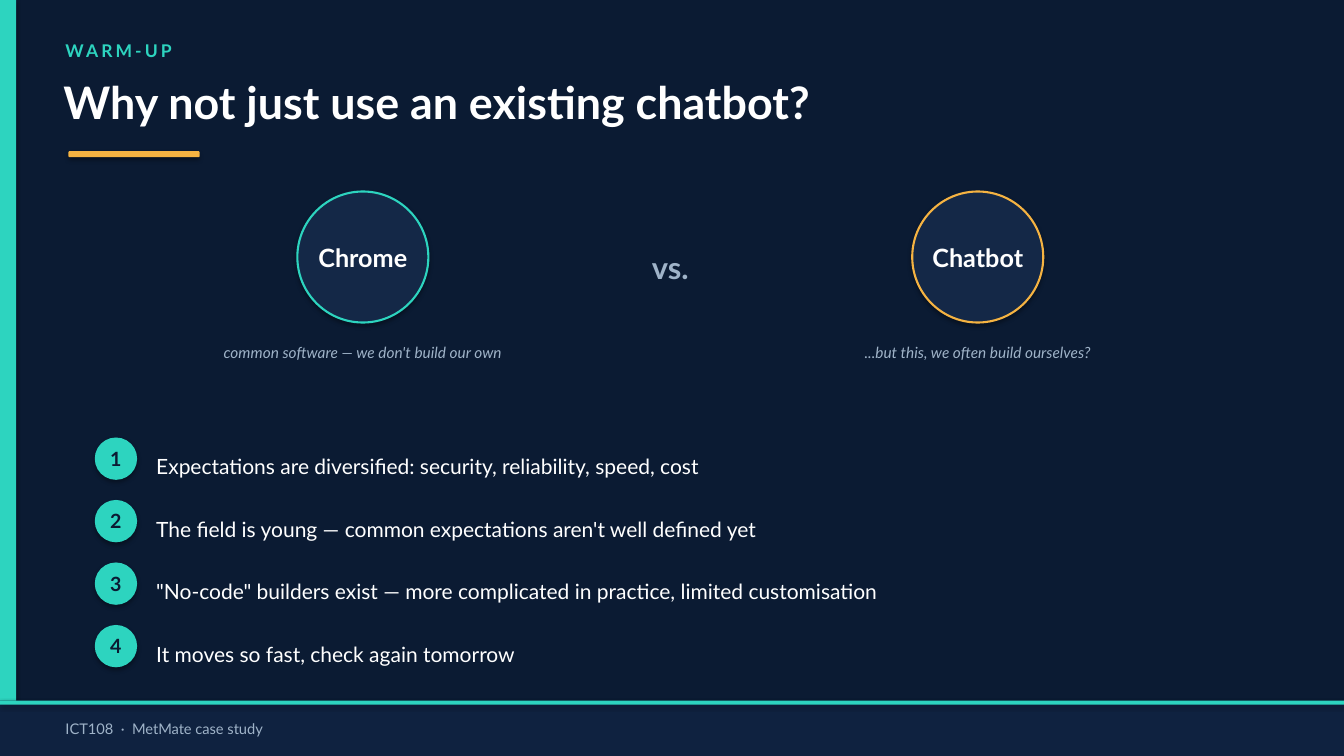
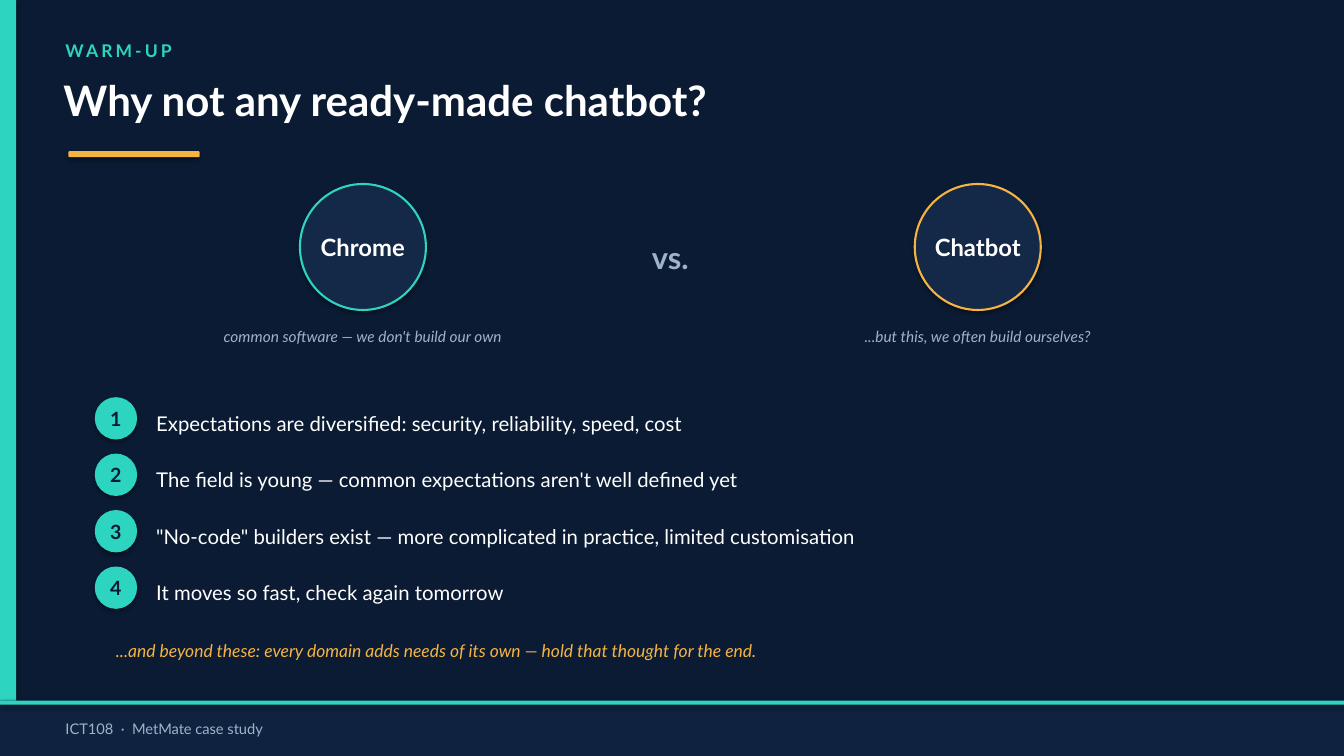
Before and after one commit to arifwcma/induction, a slide deck: slide 3 of lecture/deck.pptx (slide 2 before the commit). Drawn at 1344x756 pixels with LibreOffice and Linux fonts; fonts in the diff are those of the drawing. Boxes give left, top, right and bottom in pixels: in the first picture for what was removed or moved away, otherwise in the second. Text is boxed around its words. In the diff, an @@ line names an element or a change of style, - is before the commit and + after.

```diff
--- a/lecture/deck.pptx
+++ b/lecture/deck.pptx
@@ text at [63,84,707,123]: text changed; size 32 to 30 pt @@
-Why not just use an existing chatbot?
+Why not any ready-made chatbot?
@@ ellipse: place and size @@
-ellipse at [297,192,429,323]
+ellipse at [300,184,426,310]
@@ ellipse: place and size @@
-ellipse at [912,192,1044,323]
+ellipse at [914,184,1041,310]
@@ text "Chrome" at [321,238,405,256]: size 18 to 17 pt @@
@@ 3 texts: place and size @@
-3 texts at [318,248,1023,279]
+3 texts at [321,238,1021,269]
@@ text "Chatbot" at [935,238,1021,256]: size 18 to 17 pt @@
@@ text "common software — we don't ...": place and size @@
-text "common software — we don't ..." at [224,346,501,360]
+text "common software — we don't ..." at [224,330,501,344]
@@ text "...but this, we often build ...": place and size @@
-text "...but this, we often build ..." at [865,346,1090,360]
+text "...but this, we often build ..." at [865,330,1090,344]
@@ ellipse "1": place and size @@
-ellipse "1" at [95,438,137,480]
+ellipse "1" at [95,397,137,440]
@@ text "Expectations are diversified: security, reliability, ...": place and size @@
-text "Expectations are diversified: security, reliability, ..." at [156,458,698,478]
+text "Expectations are diversified: security, reliability, ..." at [156,416,682,435]
@@ ellipse "2": place and size @@
-ellipse "2" at [95,500,137,542]
+ellipse "2" at [95,454,137,496]
@@ text "The field is young — ...": place and size @@
-text "The field is young — ..." at [156,521,756,541]
+text "The field is young — ..." at [156,472,737,491]
@@ ellipse "3": place and size @@
-ellipse "3" at [95,563,137,605]
+ellipse "3" at [95,510,137,553]
@@ text ""No-code" builders exist — more ...": place and size @@
-text ""No-code" builders exist — more ..." at [156,583,877,603]
+text ""No-code" builders exist — more ..." at [156,529,854,548]
@@ ellipse "4": place and size @@
-ellipse "4" at [95,625,137,667]
+ellipse "4" at [95,567,137,609]
@@ size 15 to 14.5 pt in 4 elements at [156,416,682,435], [156,472,737,491], [156,529,854,548], [156,585,504,604] @@
@@ text "It moves so fast, check ...": place and size @@
-text "It moves so fast, check ..." at [156,646,515,666]
+text "It moves so fast, check ..." at [156,585,504,604]
@@ text added at [116,644,756,660], 12.5 pt, text #F5B342, italic @@
+...and beyond these: every domain adds needs of its own — hold that thought for the end.
```
Also in this commit, not shown: 2 other slides changed, 10 slides added, 6 slides removed, 3 other files.
